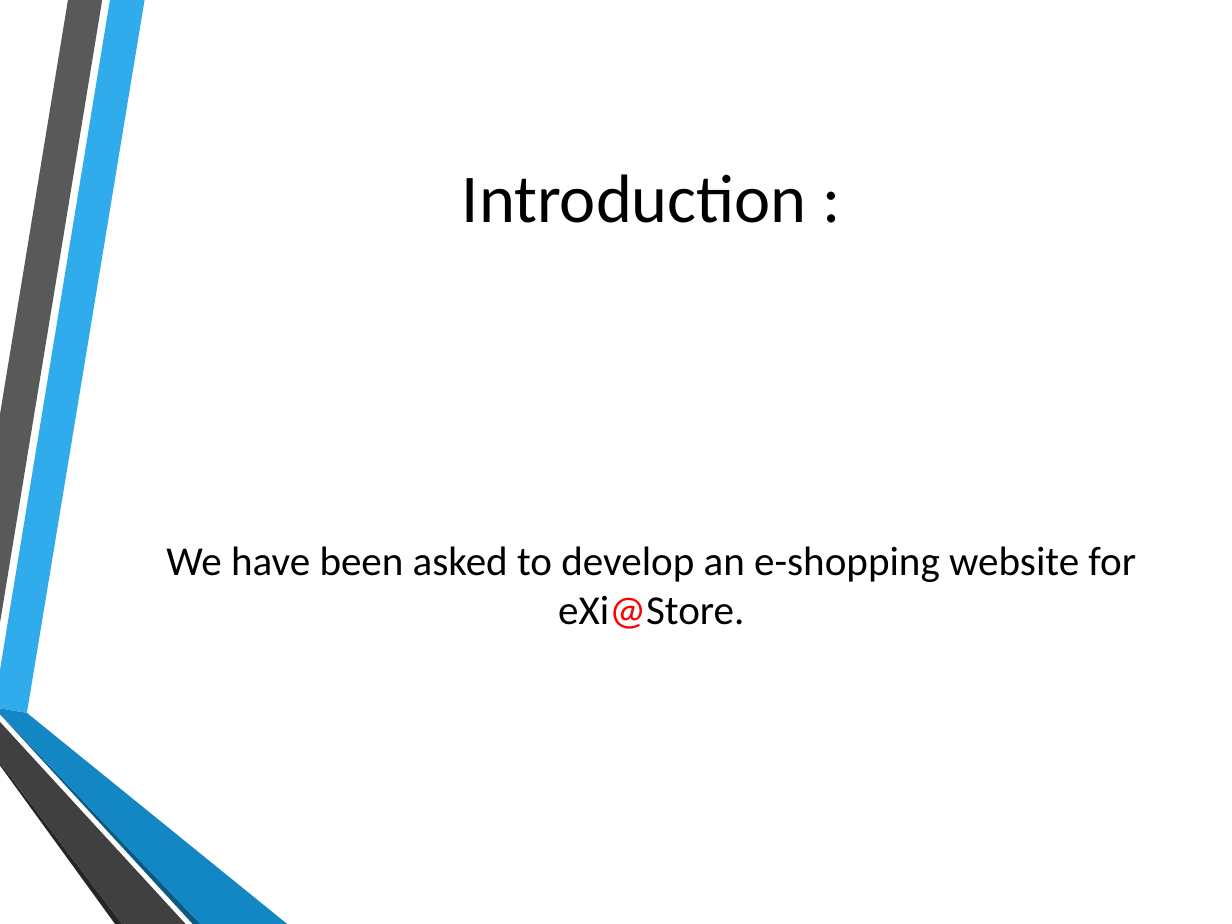
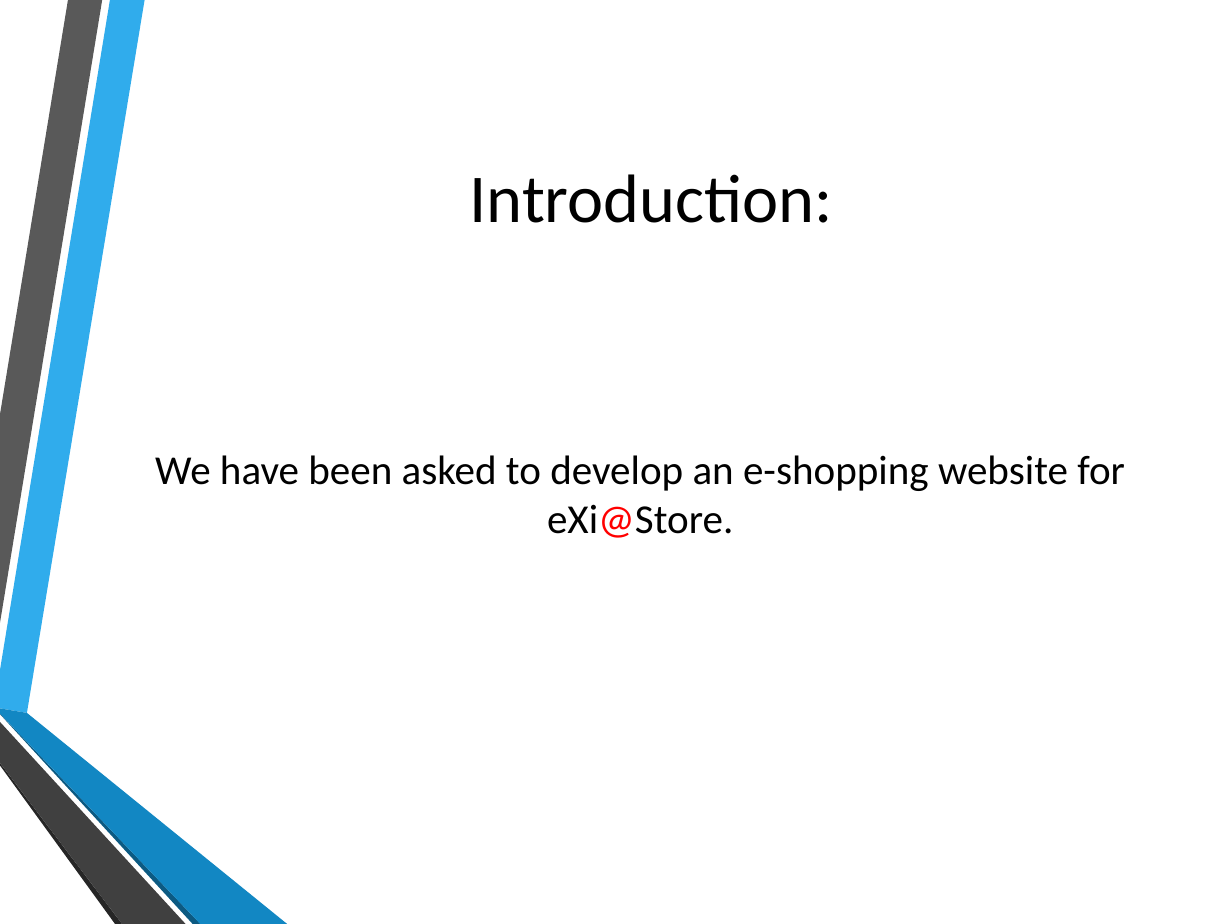
Before and after one commit to Alex4064/ProjetWeb, a slide deck: slide 3 of Documentation/Presentation project.pptx. Drawn at 1232x924 pixels with LibreOffice and Linux fonts; fonts in the diff are those of the drawing; background and template pictures are left out. Boxes give left, top, right and bottom in pixels: in the first picture for what was removed or moved away, otherwise in the second. Text is boxed around its words. In the diff, an @@ line names an element or a change of style, - is before the commit and + after.

```diff
--- a/Documentation/Presentation project.pptx
+++ b/Documentation/Presentation project.pptx
@@ title at bbox=[470, 174, 833, 223]: spaces changed @@
-Introduction :
+Introduction:
@@ text "We have been asked to ...": place and size @@
-text "We have been asked to ..." at bbox=[166, 546, 1136, 629]
+text "We have been asked to ..." at bbox=[155, 455, 1125, 538]
```
Also in this commit, not shown: 6 other slides changed, 5 slides added, 2 slides removed, 6 other files.
